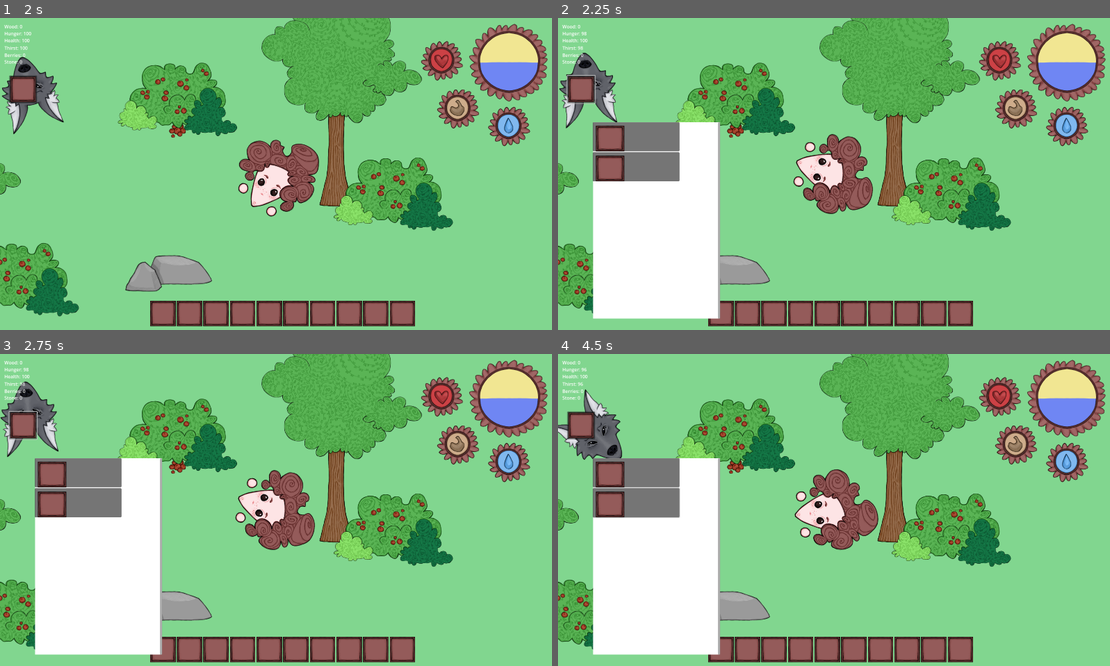
Above: before the commit, frames 1-4 (two rows, left to right).
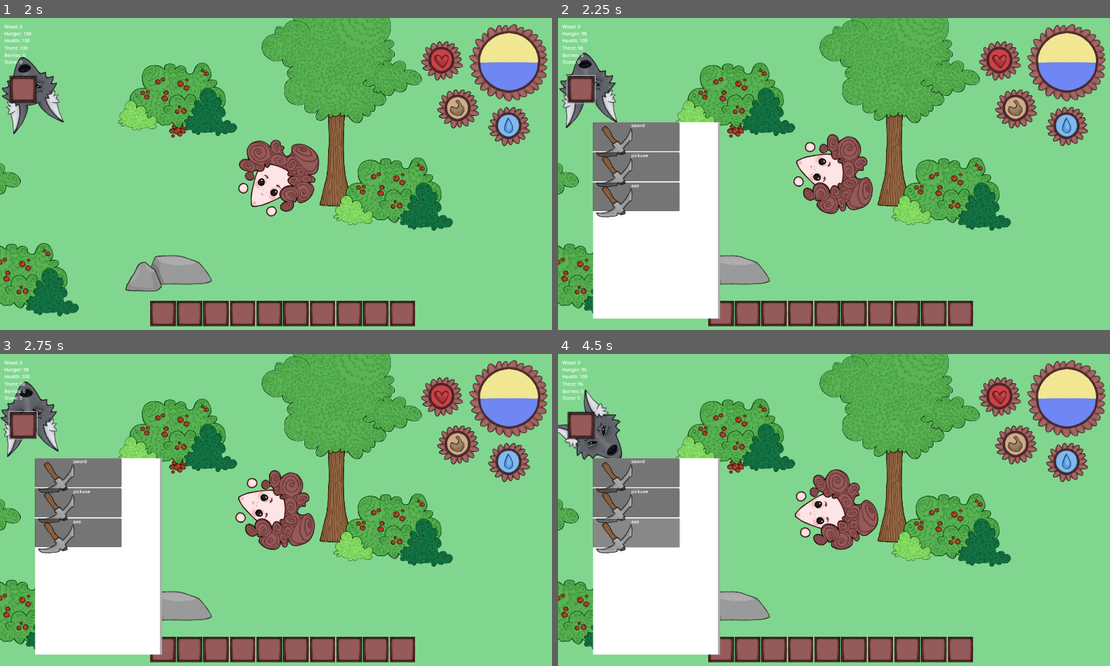
Above: after the commit, the same moments.

Repository: 7riciu/survival-game
Game: Godot game, scene res://scenes/game.tscn
Two runs of this game, one before a commit and one after it. Both use one fixed random seed, a clock stepped at 60 frames per second and the inputs below.
Inputs (mouse positions are in pixels of both pictures, inside the frame that each line leads up to):
- Up to frame 1 (2 s): tap Enter at 0.5 s; move the mouse to (397, 158) at 0.52 s; hold Right (right) 0.53-1.25 s; tap E (e) at 0.6 s; click (165, 314) at 1.27 s
- Up to frame 2 (2.25 s): click (580, 89) at 2 s
- Up to frame 3 (2.75 s): no input
- Up to frame 4 (4.5 s): click (635, 472) at 2.75 s; click (635, 503) at 3.5 s, where only the run after the commit has a clickable "pickaxe"; click (635, 531) at 4.25 s, where only the run after the commit has a clickable "axe"

Frame 1 is identical in both runs. In frame 2, 2.6% of the frame differs, in the area x 6-23%, y 33-64%; in frame 3, 2.6%; in frame 4, 2.7%.

Commit message:
Improved the crafting buttons and added functionality

Diff:
--- a/crafting_recipes.gd
+++ b/crafting_recipes.gd
@@ -3,6 +3,8 @@
 const RECIPES = {
 	"sword": {
 		"icon": preload("res://assets/pickaxe.png"),
+		"description": "sword",
+		"action": "buy_sword",
 		"requires": {
 			"wood": 10,
 			"stone": 10
@@ -11,6 +13,18 @@
 
 	"pickaxe": {
 		"icon": preload("res://assets/pickaxe.png"),
+		"description": "pickaxe",
+		"action": "buy_pickaxe",
+		"requires": {
+			"wood": 10,
+			"stone": 10
+		}
+	},
+
+	"axe": {
+		"icon": preload("res://assets/pickaxe.png"),
+		"description": "axe",
+		"action": "buy_axe",
 		"requires": {
 			"wood": 10,
 			"stone": 10
--- a/scenes/crafting_item.tscn
+++ b/scenes/crafting_item.tscn
@@ -1,7 +1,6 @@
-[gd_scene load_steps=3 format=3 uid="uid://ppohqg0s1wpg"]
+[gd_scene load_steps=2 format=3 uid="uid://ppohqg0s1wpg"]
 
 [ext_resource type="Script" uid="uid://cm35d87aujbas" path="res://scripts/crafting_item.gd" id="1_an03w"]
-[ext_resource type="Texture2D" uid="uid://da86lfs60tona" path="res://assets/slot.png" id="2_wkp4j"]
 
 [node name="Crafting_item" type="Button"]
 custom_minimum_size = Vector2(300, 100)
@@ -9,7 +8,7 @@
 anchor_right = 0.16800001
 anchor_bottom = 0.108
 offset_right = -0.5600281
-offset_bottom = 0.3600006
+offset_bottom = 10.360001
 icon_alignment = 1
 expand_icon = true
 script = ExtResource("1_an03w")
@@ -18,11 +17,14 @@
 layout_mode = 0
 offset_left = 11.0
 offset_top = 12.0
-offset_right = 109.0
-offset_bottom = 100.0
-texture = ExtResource("2_wkp4j")
+offset_right = 113.0
+offset_bottom = 107.0
 
 [node name="Label" type="Label" parent="."]
 layout_mode = 0
-offset_right = 40.0
-offset_bottom = 23.0
+offset_left = 133.0
+offset_top = -1.0
+offset_right = 321.0
+offset_bottom = 53.0
+
+[connection signal="pressed" from="." to="." method="_on_pressed"]
--- a/scripts/crafting_item.gd
+++ b/scripts/crafting_item.gd
@@ -3,9 +3,18 @@
 var item_id
 var recipe
 
-@onready var image = $TextureRect
-@onready var label = $Label
-
 func setup(id, data):
 	item_id = id
 	recipe = data
+	print(item_id)
+
+	$TextureRect.texture = recipe.icon
+	$Label.text = recipe.description
+
+func _pressed() -> void:
+	match item_id:
+		"pickaxe":
+			buy_pickaxe()
+
+func buy_pickaxe():
+	print("pickaxe")
